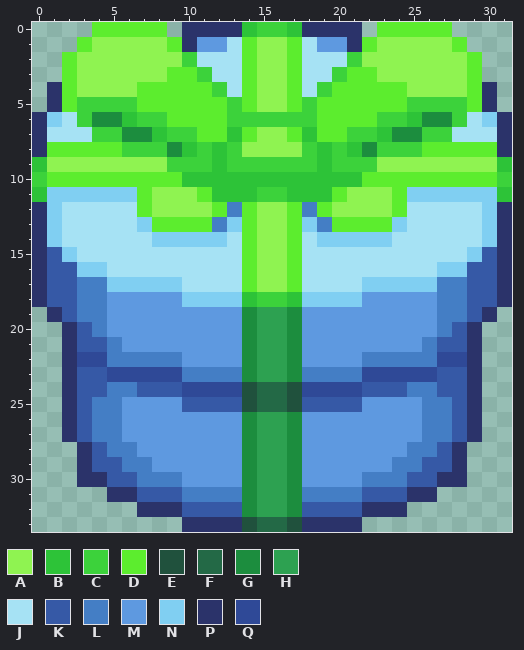
Pixel-art sprite, stored at assets/images/props/presents/present_medal_mrshmoods.png. Above is the file before it was changed.
The file is 64x68 pixels, drawn in blocks of 2x2; one block is one cell here.
Palette (. is transparent): A #8ff351  B #2dc338  C #3cd23b  D #5ced2e  E #20513d  F #236946  G #1c8d3e  H #2da151  J #a6e2f4  K #3659a6  L #447ec5  M #5e99e0  N #80cff2  P #2b336a  Q #2f4997
Pixels before, first column x 0:
 0 ....DDDDD.PPPPBCCBPPPP.DDDDD....
 1 ...DAAAAADPMMJDAADJMMPDAAAAAD...
 2 ..DAAAAAAACJJJDAADJJJCAAAAAAAD..
 3 ..DAAAAAADDCJJDAADJJCDDAAAAAAD..
 4 .PDAAAADDDDDCJDAADJCDDDDDAAAADP.
 5 .PDCCCCDDDDDDCDAADCDDDDDDCCCCDP.
 6 PNJCGGBCCDDDDCCCCCCDDDDCCBGGCJNP
 7 PJJJCCGGBCCDDBDAADBDDCCBGGCCJJJP
 8 PDDDDDCCCGBCBCAAAACBCBGCCCDDDDDP
 9 BAAAAAAAACCCBCCCCCCBCCCAAAAAAAAB
10 CDDDDDDDDDBBBBBBBBBBBBDDDDDDDDDC
11 BNNNNNNDAAADBBBCCBBBDAAADNNNNNNB
12 PNJJJJJDAAAADLDAADLDAAAADJJJJJNP
13 PNJJJJJNDDDDLNDAADNLDDDDNJJJJJNP
14 PNJJJJJJNNNNNJDAADJNNNNNJJJJJJNP
15 PKNJJJJJJJJJJJDAADJJJJJJJJJJJNKP
16 PKKNNJJJJJJJJJDAADJJJJJJJJJNNKKP
17 PKKLLNNNNNJJJJDAADJJJJNNNNNLLKKP
18 PKKLLMMMMMNNNNBCCBNNNNMMMMMLLKKP
19 .PKLLMMMMMMMMMGHHGMMMMMMMMMLLKP.
20 ..PKLMMMMMMMMMGHHGMMMMMMMMMLKP..
21 ..PKKLMMMMMMMMGHHGMMMMMMMMLKKP..
22 ..PQQLLLLLMMMMGHHGMMMMLLLLLQQP..
23 ..PKKQQQQQLLLLGHHGLLLLQQQQQKKP..
24 ..PKKLLKKKQQQQEFFEQQQQKKKLLKKP..
25 ..PKLLMMMMKKKKEFFEKKKKMMMMLLKP..
26 ..PKLLMMMMMMMMGHHGMMMMMMMMLLKP..
27 ..PKLLMMMMMMMMGHHGMMMMMMMMLLKP..
28 ...PKLLMMMMMMMGHHGMMMMMMMLLKP...
29 ...PKKLLMMMMMMGHHGMMMMMMLLKKP...
30 ...PPKKLLLMMMMGHHGMMMMLLLKKPP...
31 .....PPKKKLLLLGHHGLLLLKKKPP.....
32 .......PPPKKKKGHHGKKKKPPP.......
33 ..........PPPPEFFEPPPP..........
After:
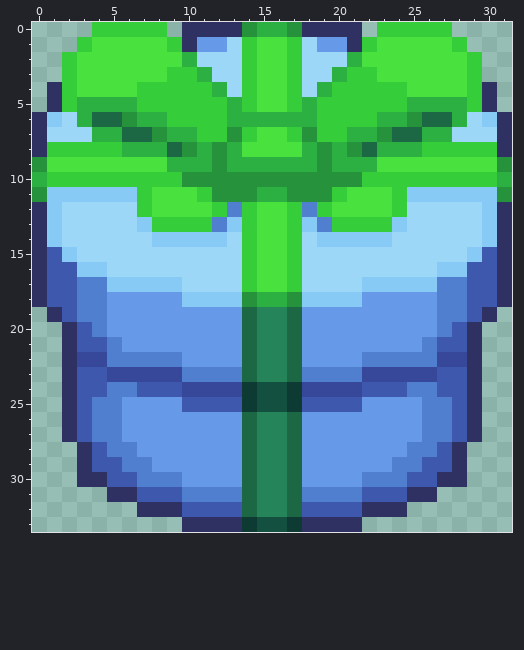
The exact change:
colour A: #8ff351 -> #49e13e
colour B: #2dc338 -> #27923c
colour C: #3cd23b -> #2db042
colour D: #5ced2e -> #35cd39
colour E: #20513d -> #0d3b34
colour F: #236946 -> #13503f
colour G: #1c8d3e -> #1c6844
colour H: #2da151 -> #258459
colour J: #a6e2f4 -> #9cd7f8
colour K: #3659a6 -> #3e58ad
colour L: #447ec5 -> #517fd0
colour M: #5e99e0 -> #6699e7
colour N: #80cff2 -> #86caf5
colour P: #2b336a -> #2f3162
colour Q: #2f4997 -> #37479a
Changed places in both pictures, as pixel boxes (x1, y1, x2, y2):
changed: (32, 22, 512, 532)
